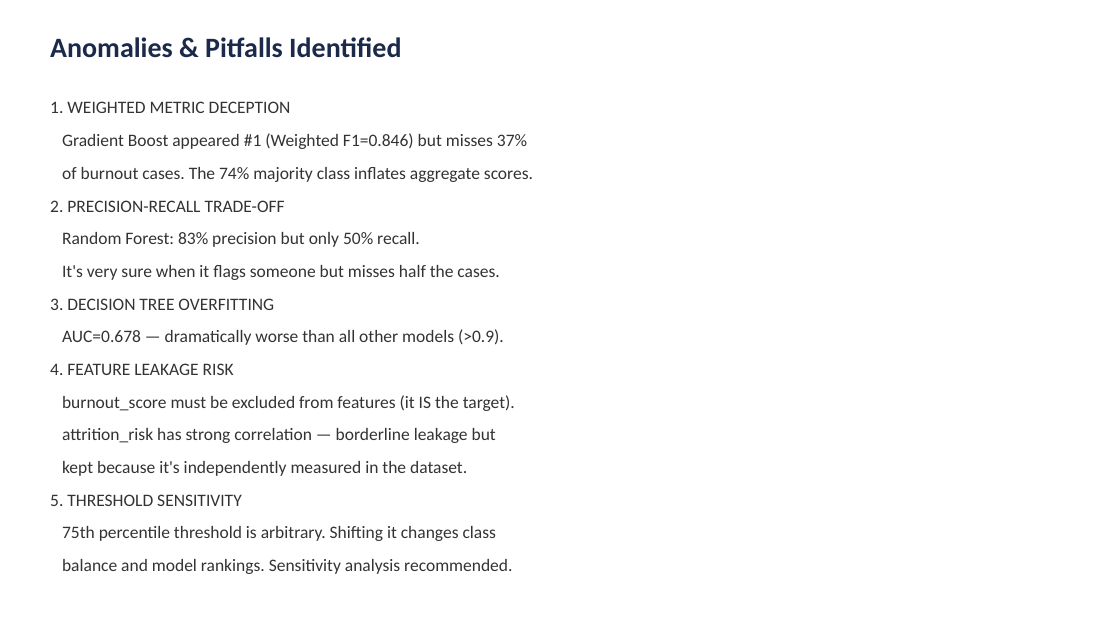
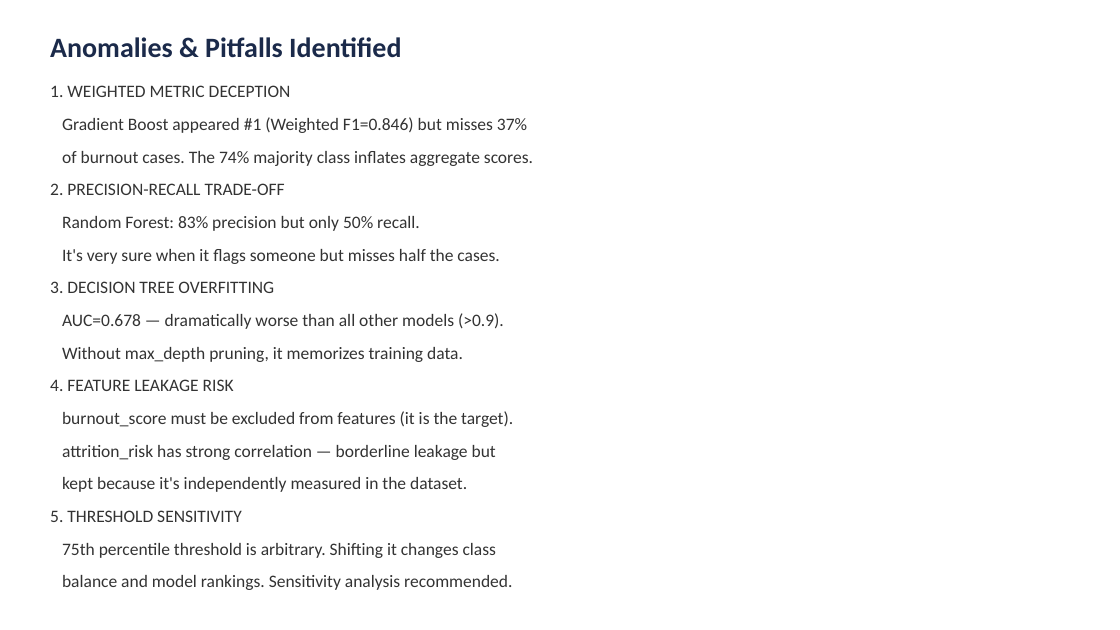
Before and after one commit to savnaysin/SEIS763-01-class, a slide deck: slide 7 of project/Q1_Burnout_Analysis.pptx (slide 10 before the commit). Drawn at 1120x630 pixels with LibreOffice and Linux fonts; fonts in the diff are those of the drawing. Boxes give left, top, right and bottom in pixels: in the first picture for what was removed or moved away, otherwise in the second. Text is boxed around its words. In the diff, an @@ line names an element or a change of style, - is before the commit and + after.

```diff
--- a/project/Q1_Burnout_Analysis.pptx
+++ b/project/Q1_Burnout_Analysis.pptx
@@ text "1. WEIGHTED METRIC DECEPTION": place and size @@
-text "1. WEIGHTED METRIC DECEPTION" at <box>50,101,533,574</box>
+text "1. WEIGHTED METRIC DECEPTION" at <box>50,85,533,590</box>
@@ text at <box>62,347,463,362</box>: paragraph added @@
+Without max_depth pruning, it memorizes training data.
@@ text at <box>62,411,513,427</box>: text changed @@
-burnout_score must be excluded from features (it IS the target).
+burnout_score must be excluded from features (it is the target).
```
Also in this commit, not shown: 5 other slides changed, 1 slide added, 4 slides removed.
